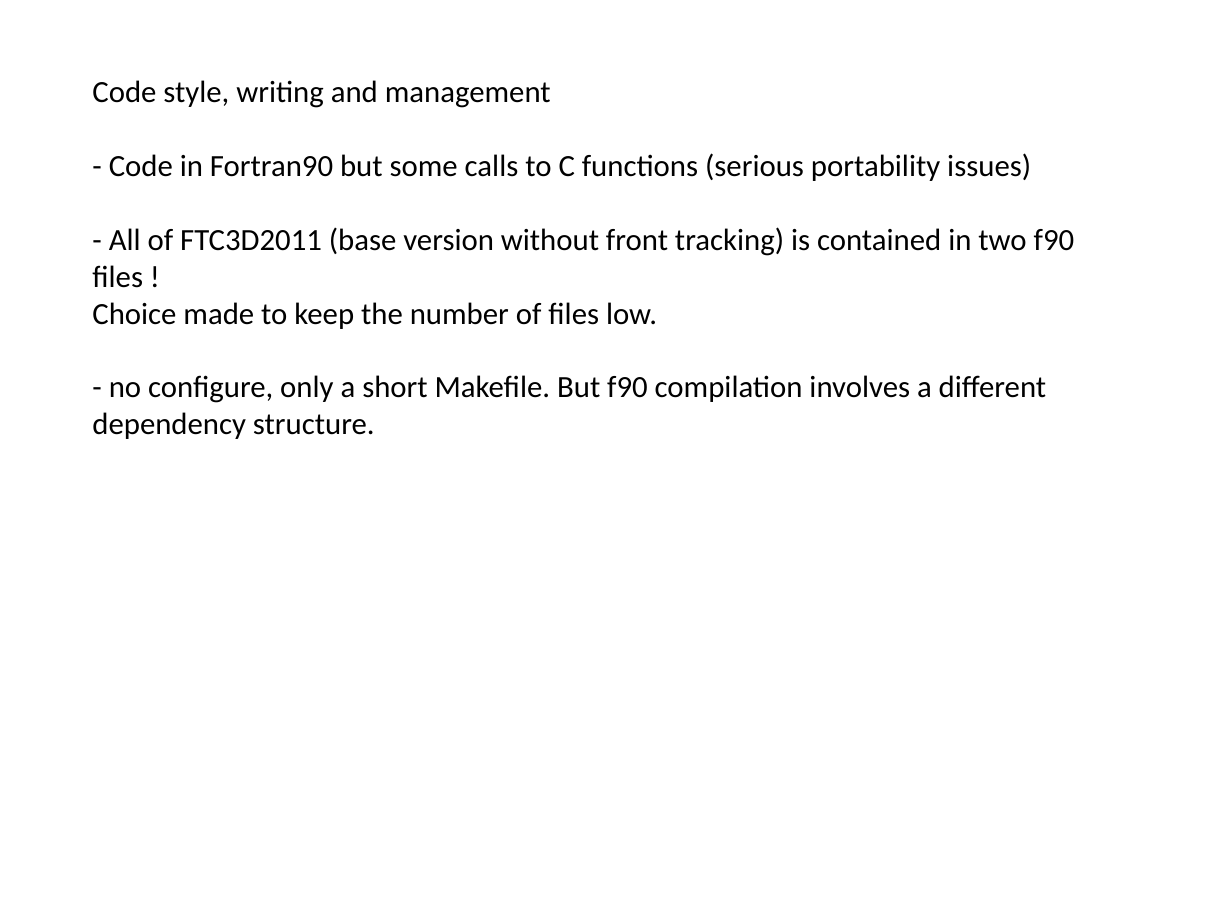
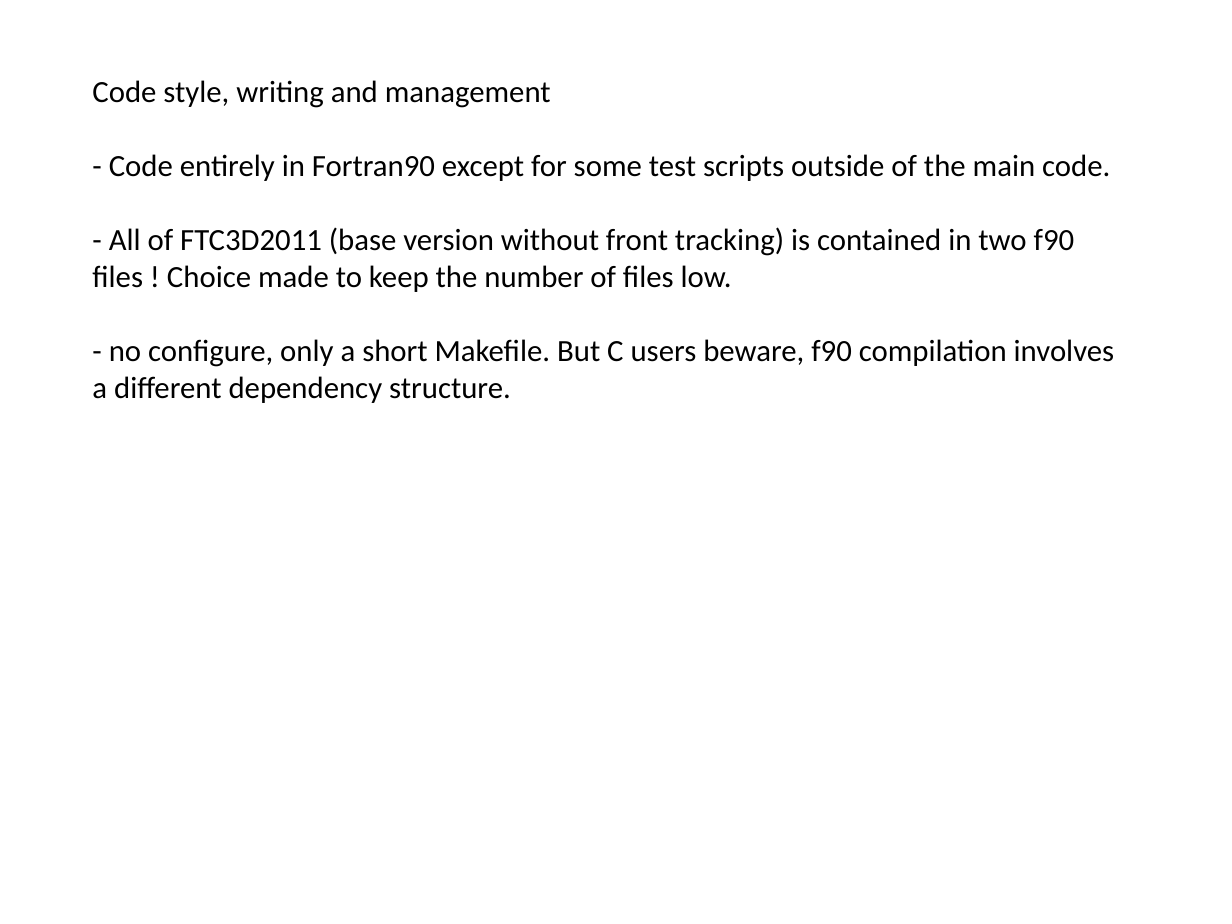
Before and after one commit to slitvinov/paris-git, a slide deck: slide 6 of Documentation/ParisSimulator.pptx. Drawn at 1232x924 pixels with LibreOffice and Linux fonts; fonts in the diff are those of the drawing. Boxes give left, top, right and bottom in pixels: in the first picture for what was removed or moved away, otherwise in the second. Text is boxed around its words. In the diff, an @@ line names an element or a change of style, - is before the commit and + after.

```diff
--- a/Documentation/ParisSimulator.pptx
+++ b/Documentation/ParisSimulator.pptx
@@ text at [92,154,1115,403]: text changed @@
-- Code in Fortran90 but some calls to C functions (serious portability issues)
-- All of FTC3D2011 (base version without front tracking) is contained in two f90 files !
-Choice made to keep the number of files low.
-- no configure, only a short Makefile. But f90 compilation involves a different dependency structure.
+- Code entirely in Fortran90 except for some test scripts outside of the main code.
+- All of FTC3D2011 (base version without front tracking) is contained in two f90 files ! Choice made to keep the number of files low.
+- no configure, only a short Makefile. But C users beware, f90 compilation involves a different dependency structure.
```
Also in this commit, not shown: 7 other slides changed, 2 slides removed, 15 other files.
